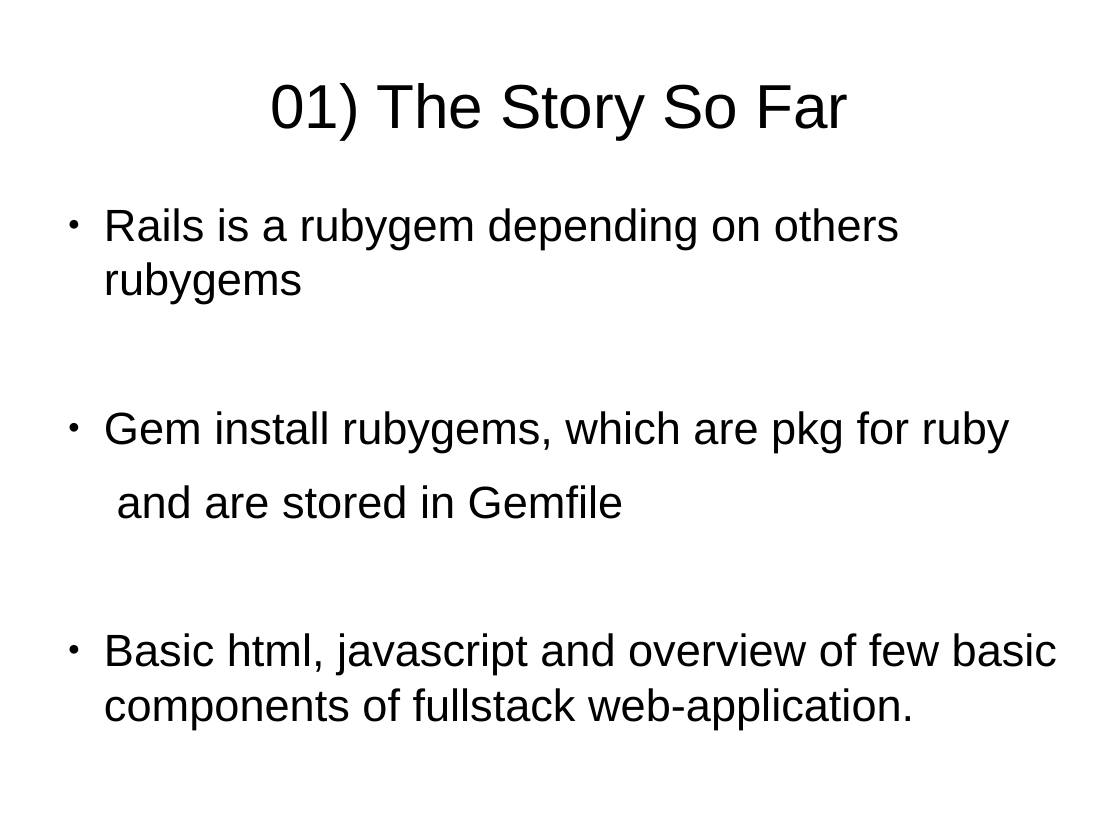
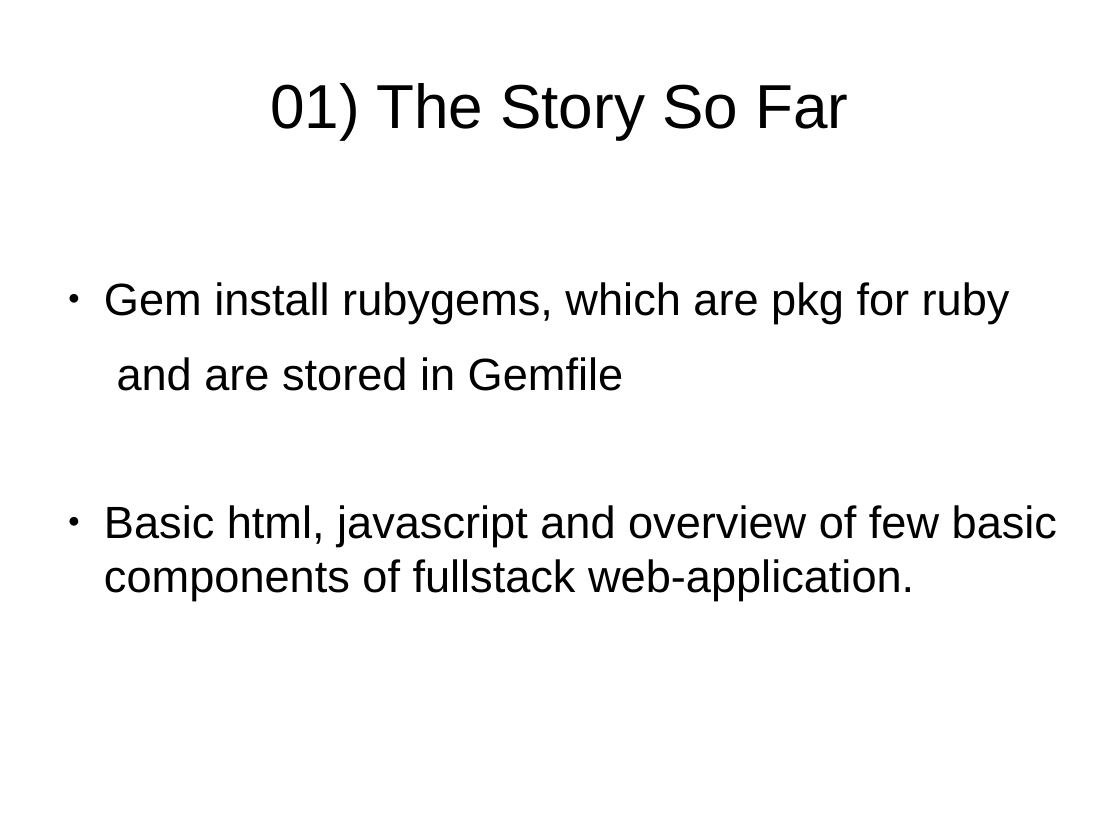
Before and after one commit to MalloZup/presentations, a slide deck: slide 7 of rails/2018/fullstack.odp. Drawn at 1120x840 pixels with LibreOffice and Linux fonts; fonts in the diff are those of the drawing. Boxes give left, top, right and bottom in pixels: in the first picture for what was removed or moved away, otherwise in the second. Text is boxed around its words. In the diff, an @@ line names an element or a change of style, - is before the commit and + after.

```diff
--- a/rails/2018/fullstack.odp
+++ b/rails/2018/fullstack.odp
@@ text at (104,208,899,304): paragraph removed @@
-● Rails is a rubygem depending on others rubygems
```
Also in this commit, not shown: 4 other slides changed, 3 slides added, 1 slide removed, 2 other files.
